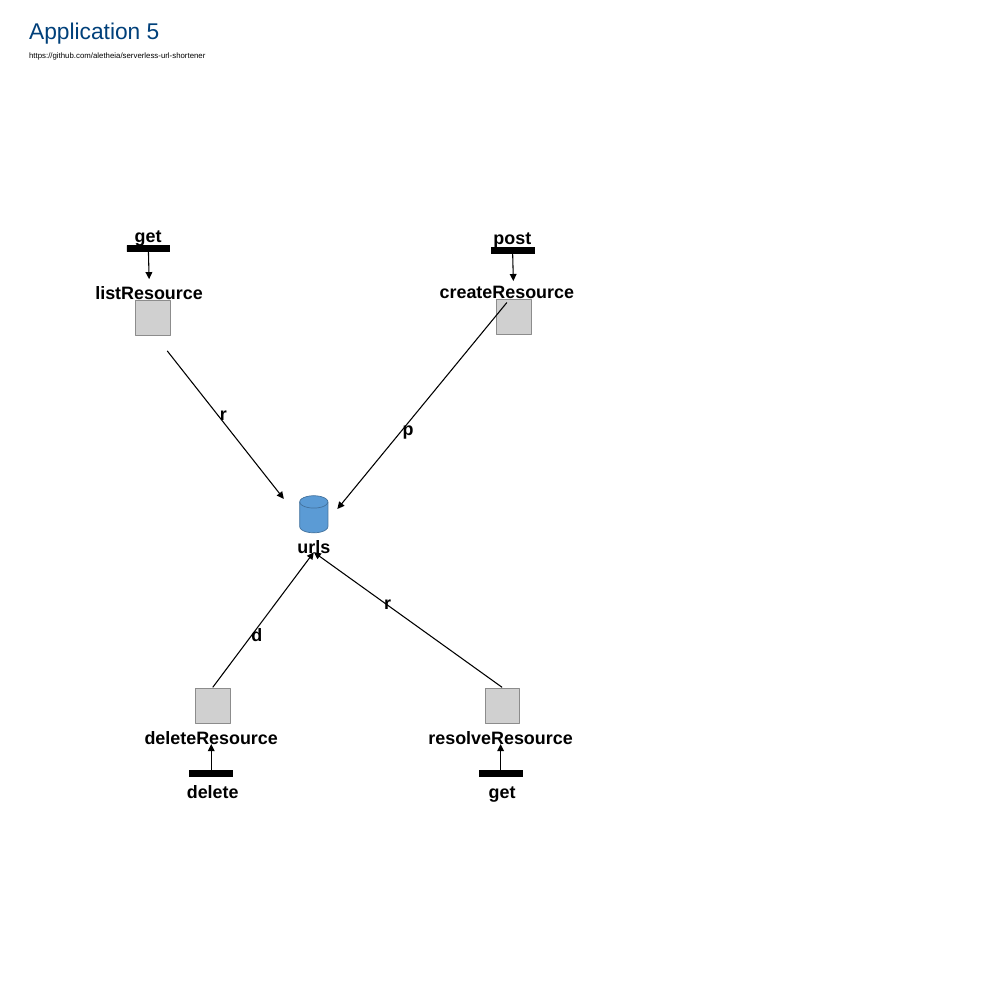
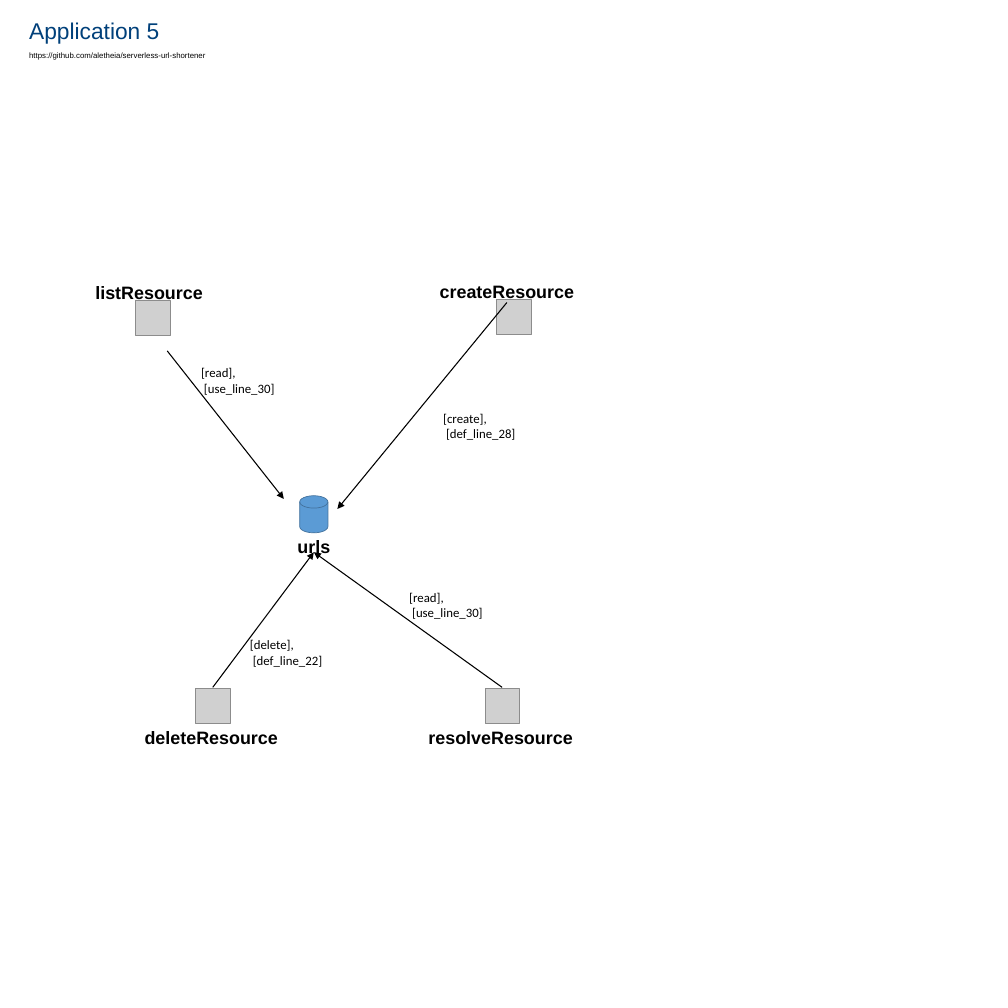
Before and after one commit to snwinz/ServerlessApplicationIdentification, a slide deck: slide 5 of Data/ModelsOfApplications.pptx. Drawn at 1008x1008 pixels with LibreOffice and Linux fonts; fonts in the diff are those of the drawing; grey boxes stand for pictures. Boxes give left, top, right and bottom in pixels: in the first picture for what was removed or moved away, otherwise in the second. Text is boxed around its words. In the diff, an @@ line names an element or a change of style, - is before the commit and + after.

```diff
--- a/Data/ModelsOfApplications.pptx
+++ b/Data/ModelsOfApplications.pptx
@@ text removed at [135,230,162,246] @@
-get
@@ text removed at [493,232,531,248] @@
-post
@@ rectangle removed at [127,245,170,251] @@
@@ arrow removed from (148, 251) to (149, 279) @@
@@ rectangle removed at [491,247,534,253] @@
@@ arrow removed from (512, 253) to (513, 281) @@
@@ text added at [201,367,275,395], 18 pt, text #000000 @@
+[read],
+[use_line_30]
@@ text removed at [220,410,227,425] @@
-r
@@ text added at [443,413,515,440], 18 pt, text #000000 @@
+[create],
+[def_line_28]
@@ text removed at [403,421,414,439] @@
-p
@@ text removed at [384,599,391,609] @@
-r
@@ text added at [409,592,483,619], 18 pt, text #000000 @@
+[read],
+[use_line_30]
@@ text removed at [251,627,262,641] @@
-d
@@ text added at [250,639,322,667], 18 pt, text #000000 @@
+[delete],
+[def_line_22]
@@ arrow removed from (211, 770) to (211, 744) @@
@@ arrow removed from (501, 770) to (501, 744) @@
@@ rectangle removed at [190,770,233,776] @@
@@ rectangle removed at [479,770,522,776] @@
@@ text removed at [187,785,239,798] @@
-delete
@@ text removed at [489,786,516,802] @@
-get
```
Also in this commit, not shown: 9 other slides changed, 3 slides added, 4 other files.
